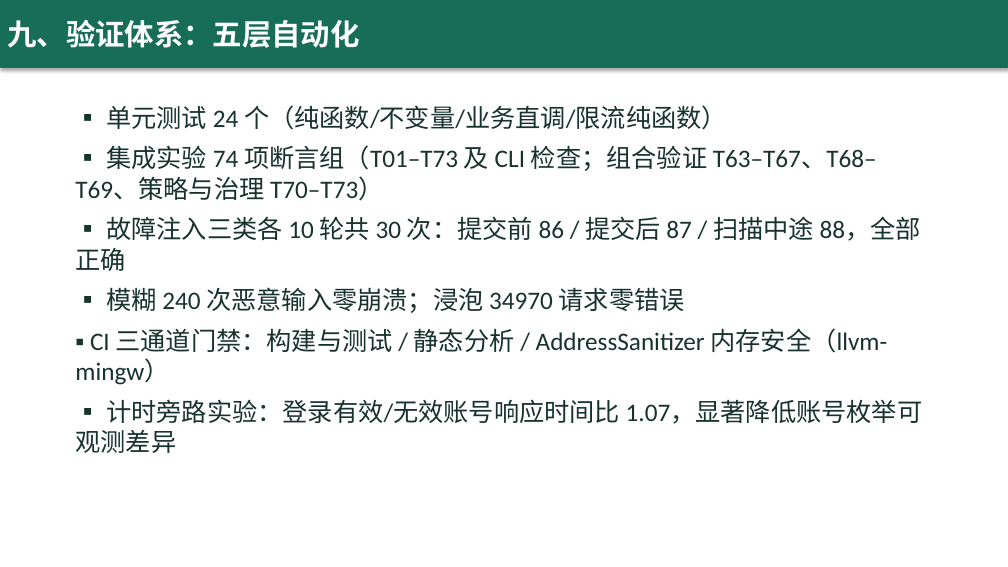
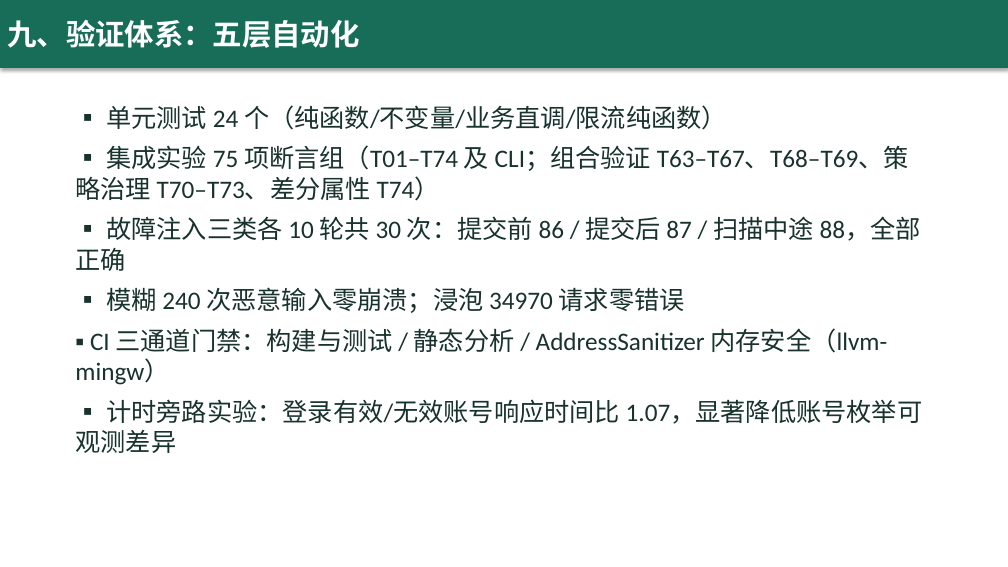
Before and after one commit to yq6666-66/lab-booking-system, a slide deck: slide 10 of docs/thesis/答辩演示.pptx. Drawn at 1008x567 pixels with LibreOffice and Linux fonts; fonts in the diff are those of the drawing. Boxes give left, top, right and bottom in pixels: in the first picture for what was removed or moved away, otherwise in the second. Text is boxed around its words. In the diff, an @@ line names an element or a change of style, - is before the commit and + after.

Commit message:
r29: T74 差分属性测试(weighted 递补 vs 参考模型 12 轮全一致)+CI 第四通道(契约与文档门禁)+管理端公平审计容器补齐+覆盖率复测(75 项/四通道)；75/75+49/49 全绿

```diff
--- a/docs/thesis/答辩演示.pptx
+++ b/docs/thesis/答辩演示.pptx
@@ text at (75, 145, 909, 201): text changed @@
-▪ 集成实验 74 项断言组（T01–T73 及 CLI 检查；组合验证 T63–T67、T68–T69、策略与治理 T70–T73）
+▪ 集成实验 75 项断言组（T01–T74 及 CLI；组合验证 T63–T67、T68–T69、策略治理 T70–T73、差分属性 T74）
```
Also in this commit, not shown: 1 other slide changed, 14 other files.
